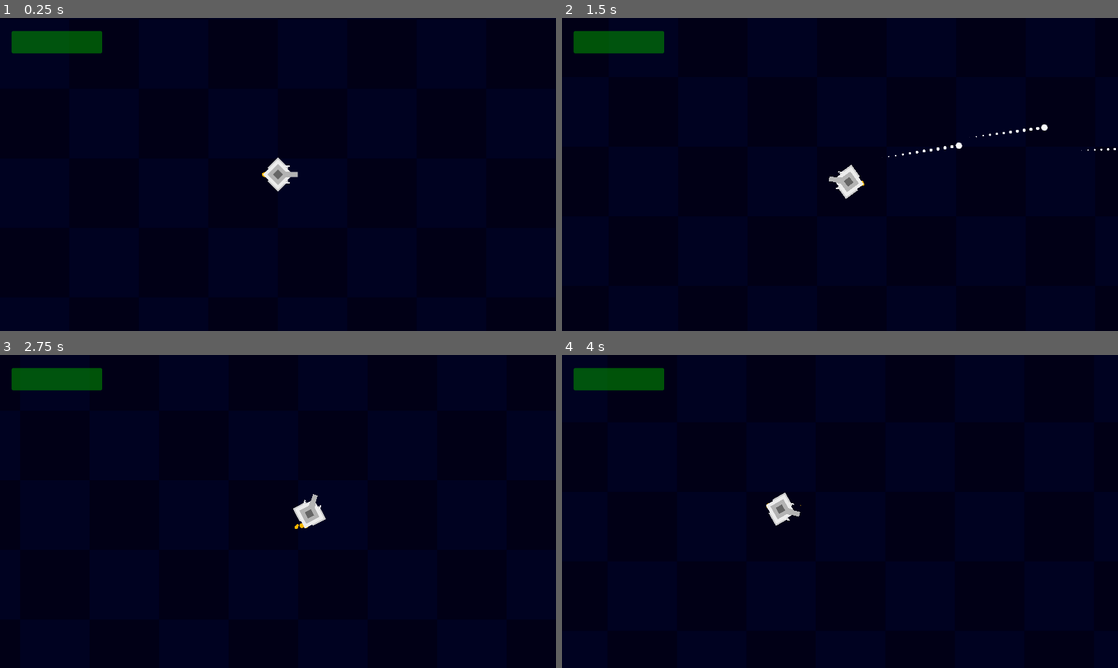
Above: before the commit, frames 1-4 (two rows, left to right).
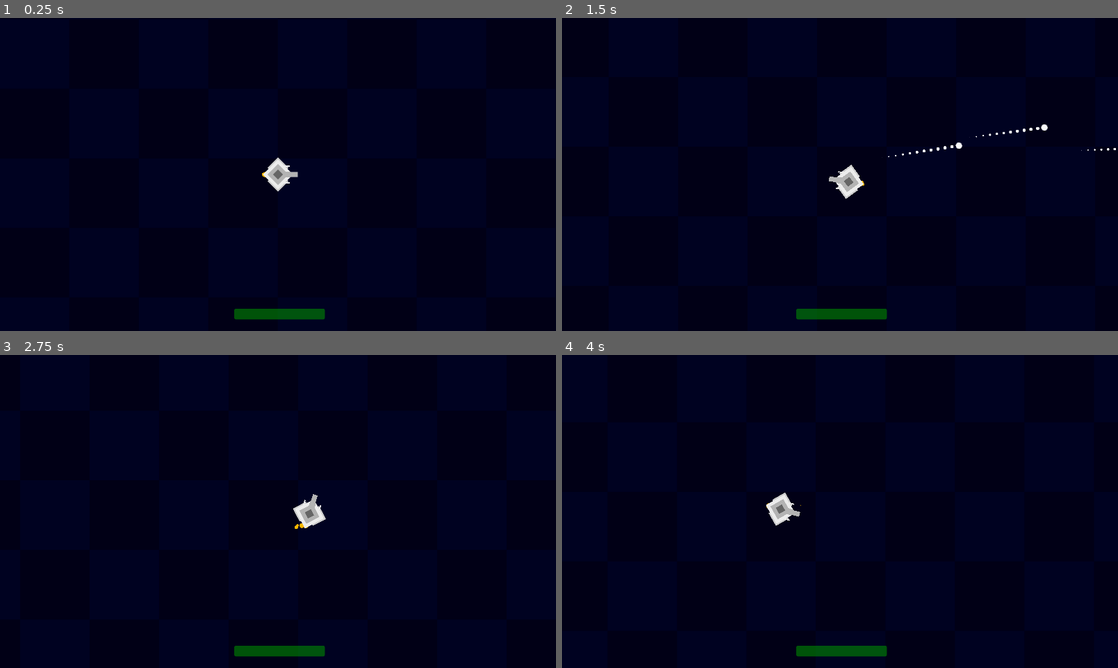
Above: after the commit, the same moments.

Repository: AgentMatthy/TOPDOWNDEMO
Game: Godot game, scene res://Scenes/main.tscn
Two runs of this game, one before a commit and one after it. Both use one fixed random seed, a clock stepped at 60 frames per second and the inputs below.
Inputs (mouse positions are in pixels of both pictures, inside the frame that each line leads up to):
- Up to frame 1 (0.25 s): no input
- Up to frame 2 (1.5 s): tap Enter at 0.5 s; move the mouse to (962, 158) at 0.52 s; press the mouse at (962, 158) at 0.53 s; hold D (right) 0.53-1.28 s; move the mouse to (728, 190) at 1.27 s; release the mouse at (728, 190) at 1.28 s; hold S (down) from 1.28 s (still down); tap Shift (shift) at 1.35 s
- Up to frame 3 (2.75 s): move the mouse to (333, 442) at 2.02 s; release S (down) at 2.03 s; hold D (right) from 2.03 s (still down); tap Space (space) at 2.1 s
- Up to frame 4 (4 s): move the mouse to (812, 574) at 2.77 s; release D (right) at 2.78 s; hold W (up) 2.78-3.53 s; click (812, 574) at 2.85 s; move the mouse to (1006, 558) at 3.52 s; hold A (left) from 3.53 s (still down); tap Shift (shift) at 3.6 s

The runs differ from the first frame. In frame 1, 1.7% of the frame differs, in the area x 2-59%, y 4-97%; in frame 2, 1.7%; in frame 3, 1.7%; in frame 4, 1.7%.

Commit message:
fix test

Diff:
--- a/Scenes/GUI.tscn
+++ b/Scenes/GUI.tscn
@@ -12,9 +12,9 @@
 unique_name_in_owner = true
 modulate = Color(0, 0.780392, 0, 1)
 layout_mode = 0
-offset_left = 40.0
-offset_top = 45.0
-offset_right = 353.0
-offset_bottom = 122.0
+offset_left = 809.0
+offset_top = 1003.0
+offset_right = 1122.0
+offset_bottom = 1040.0
 step = 1.0
 show_percentage = false
--- a/project.godot
+++ b/project.godot
@@ -10,7 +10,7 @@
 
 [application]
 
-config/name="TDM GIT"
+config/name="TDM-GIT"
 run/main_scene="res://Scenes/main.tscn"
 config/features=PackedStringArray("4.2", "Forward Plus")
 config/icon="res://icon.svg"
